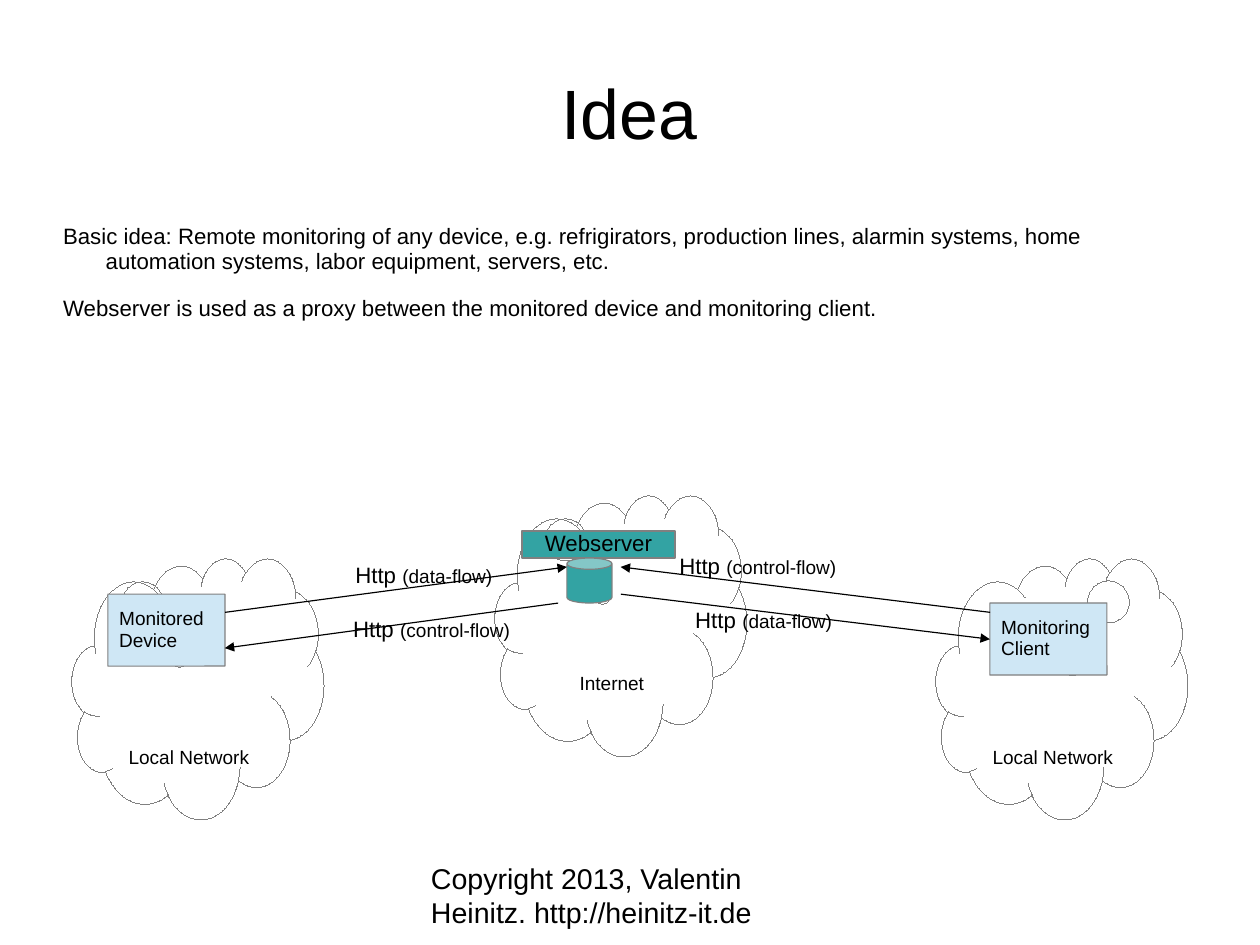
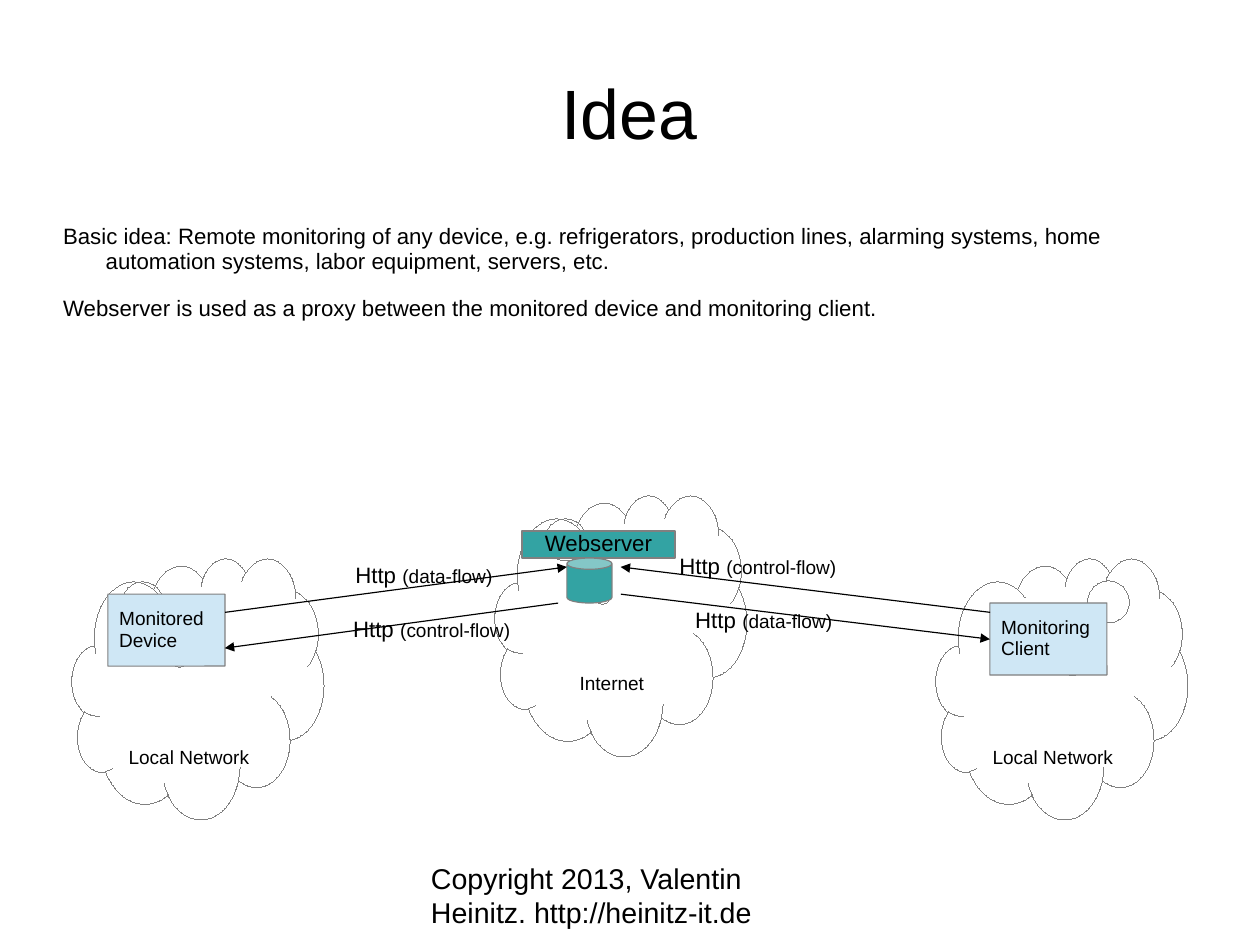
Before and after one commit to vheinitz/reatha, a slide deck: slide 2 of docu/TechPresentation.odp. Drawn at 1260x945 pixels with LibreOffice and Linux fonts; fonts in the diff are those of the drawing. Boxes give left, top, right and bottom in pixels: in the first picture for what was removed or moved away, otherwise in the second. Text is boxed around its words. In the diff, an @@ line names an element or a change of style, - is before the commit and + after.

```diff
--- a/docu/TechPresentation.odp
+++ b/docu/TechPresentation.odp
@@ text at box(63, 228, 1101, 274): text changed @@
-Basic idea: Remote monitoring of any device, e.g. refrigirators, production lines, alarmin systems, home automation systems, labor equipment, servers, etc.
+Basic idea: Remote monitoring of any device, e.g. refrigerators, production lines, alarming systems, home automation systems, labor equipment, servers, etc.
```
Also in this commit, not shown: 3 other files.
